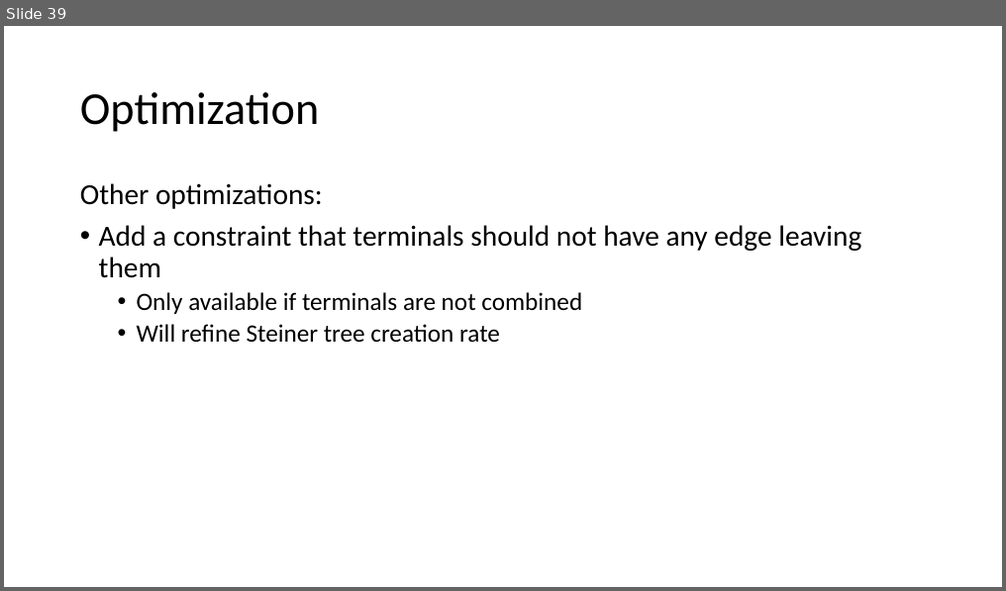
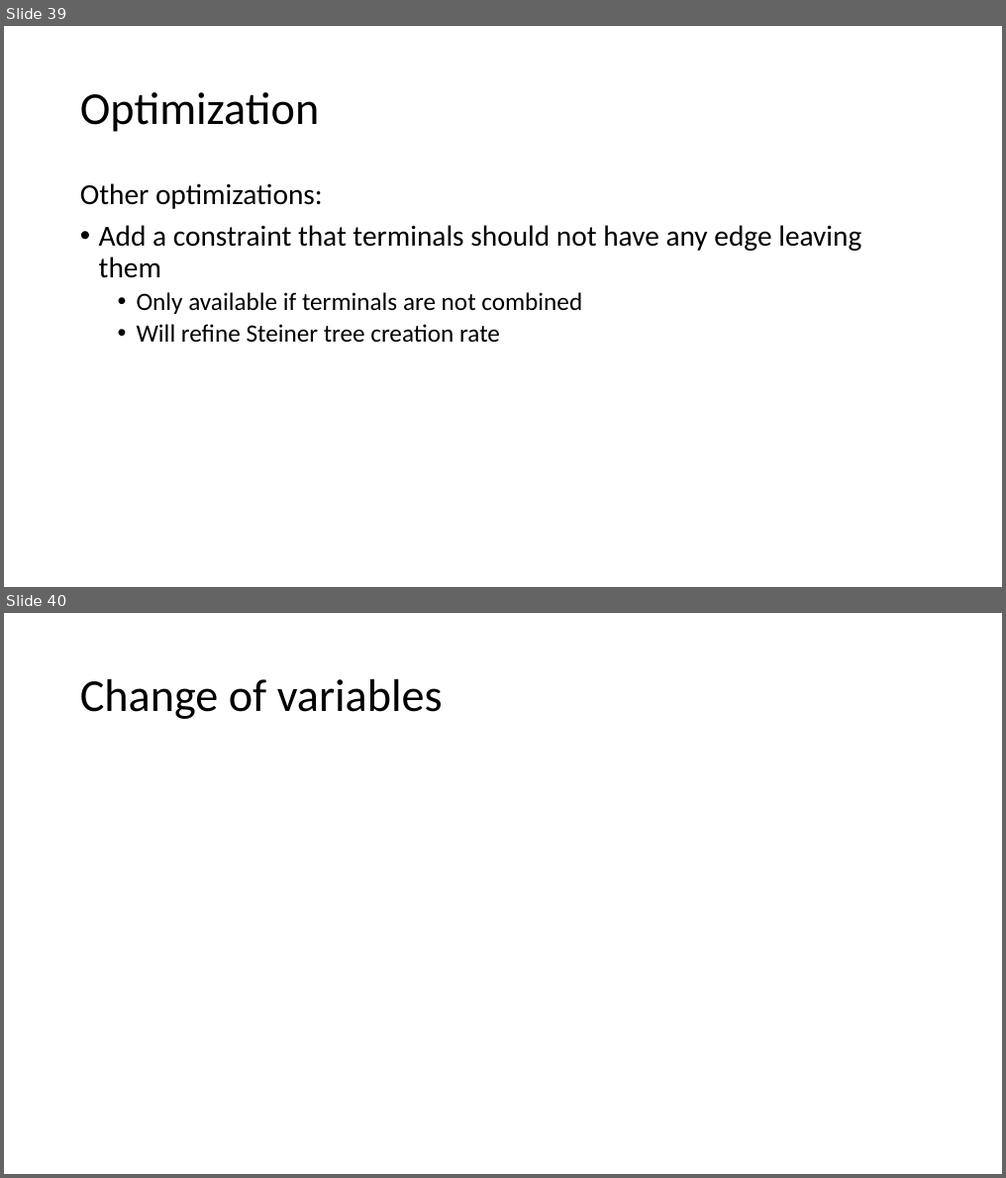
Before and after one commit to kiennguyen-246/QuantumAnnealing_MPTree, a slide deck: Solving General Steiner Tree Problem Using Quantum Annealing.pptx. Shown one above the other, each under a label of ours: slide 39 before the commit, slides 39 and 40 after it. The pictures are 1006x591 and 1006x1178 pixels, drawn with LibreOffice and Linux fonts; fonts in the diff are those of the drawing; grey boxes stand for pictures. Boxes give left, top, right and bottom in pixels: in the first picture for what was removed or moved away, otherwise in the second. Text is boxed around its words. In the diff, an @@ line names an element or a change of style, - is before the commit and + after.

```diff
--- a/Solving General Steiner Tree Problem Using Quantum Annealing.pptx
+++ b/Solving General Steiner Tree Problem Using Quantum Annealing.pptx
@@ slide 40 added at (4, 613, 1002, 1174), background #FFFFFF @@
@@ title added at (80, 679, 443, 719), 44 pt, text #000000 @@
+Change of variables
```
Also in this commit, not shown: 2 other slides added, 9 other files.
